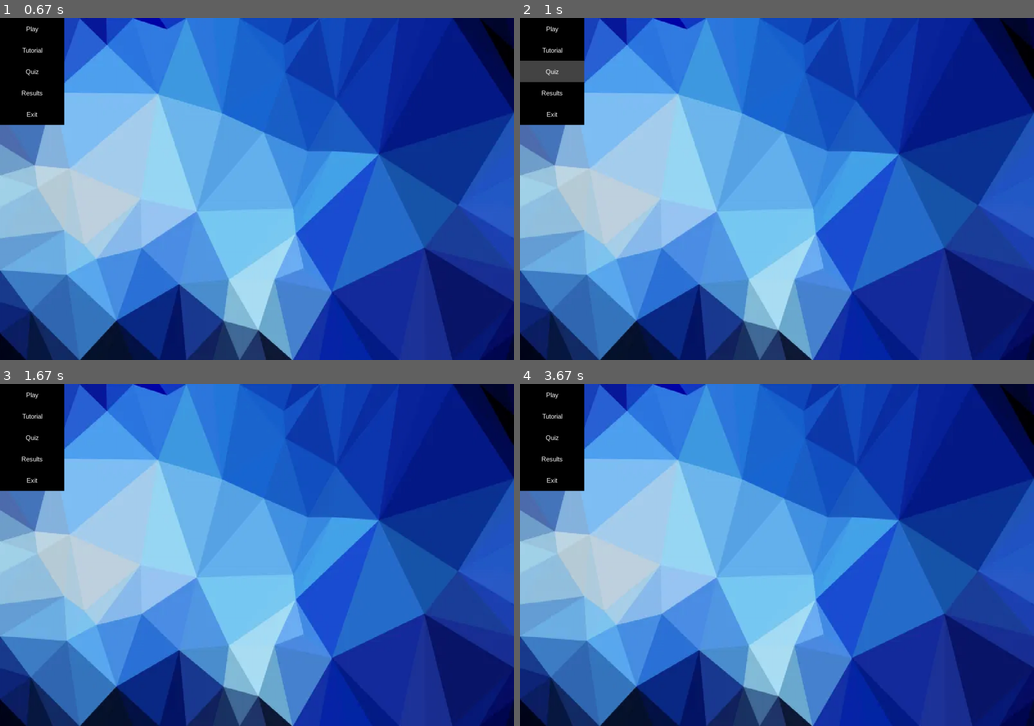
Above: before the commit, frames 1-4 (two rows, left to right).
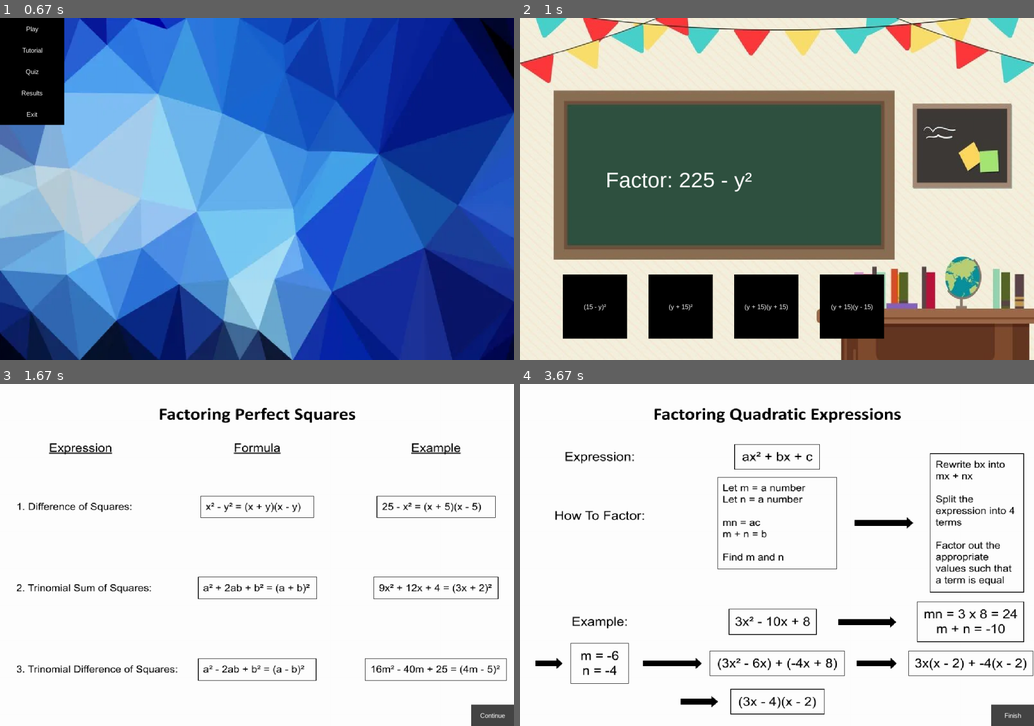
Above: after the commit, the same moments.

Repository: ShirdelY/ICS2O7-PyGame-Project
Game: pygame game, started from main.py
The game is run twice, just before and just after one commit, with the same random seed, the same clock (stepped at 60 frames per second) and the same inputs.
Inputs (mouse positions are in pixels of both pictures, inside the frame that each line leads up to):
- Up to frame 1 (0.67 s): press the mouse at (61, 38) at 0.37 s; move the mouse to (149, 65) at 0.47 s; release the mouse at (236, 96) at 0.6 s
- Up to frame 2 (1 s): click "Quiz" at 0.72 s
- Up to frame 3 (1.67 s): press the mouse at (334, 671) at 1.03 s; move the mouse to (334, 589) at 1.13 s; release the mouse at (339, 507) at 1.27 s; press the mouse at (30, 414) at 1.37 s; move the mouse to (138, 548) at 1.47 s; release the mouse at (246, 678) at 1.6 s
- Up to frame 4 (3.67 s): press the mouse at (1013, 715) at 1.7 s; move the mouse to (936, 572) at 1.8 s; release the mouse at (859, 428) at 1.93 s; press the mouse at (1013, 715) at 2.03 s; move the mouse to (818, 623) at 2.13 s; release the mouse at (627, 534) at 2.27 s; click "Play" at 2.38 s; press the mouse at (550, 459) at 2.7 s; move the mouse to (730, 459) at 2.8 s; release the mouse at (905, 459) at 2.93 s; press the mouse at (550, 414) at 3.03 s; move the mouse to (658, 431) at 3.13 s; release the mouse at (771, 445) at 3.27 s; press the mouse at (1013, 715) at 3.37 s; move the mouse to (854, 592) at 3.47 s; release the mouse at (694, 469) at 3.6 s

Frame 1 is identical in both runs. In frame 2, 100% of the frame differs, in the area x 0-100%, y 0-100%; in frame 3, 100%; in frame 4, 100%.

Commit message:
bxgbcxbc

Diff:
--- a/main.py
+++ b/main.py
@@ -42,6 +42,10 @@
 mainmenu_background = pygame.transform.scale(mainmenu_background, size)
 quiz_background = pygame.image.load("Assets/classroom_background.png")
 quiz_background = pygame.transform.scale(quiz_background, size)
+tutorial1_background = pygame.image.load("Assets/factoringlesson1.png")
+tutorial1_background = pygame.transform.scale(tutorial1_background, size)
+tutorial2_background = pygame.image.load("Assets/factoringlesson2.png")
+tutorial2_background = pygame.transform.scale(tutorial2_background, size)
 
 #initialize the fonts
 bigfont = pygame.font.SysFont("arial",50)
@@ -55,6 +59,8 @@
   mousepos = pygame.mouse.get_pos() #current position of mouse
   click = pygame.mouse.get_pressed() #state of mouse button
   #check if mouse is on button
+  global green
+  global quiz_score
   if x+w > mousepos[0] > x and y+h > mousepos[1] > y:
     pygame.draw.rect(gameDisplay, colora ,(x,y,w,h))
     #check left click state
@@ -62,26 +68,71 @@
       if action == "game":
         print("game")
       if action == "tutorial":
-        print("tutorial")
+        tutorial1()
       if action == "quiz":
-        quiz()
+        quiz1()
       if action == "results":
         print("results")
       if action == "exit":
         pygame.quit()
         exit()
       if action == "main menu":
+        main_menu()
+      if action == "continue_tutorial":
+        tutorial2()
+      if action == "finish_tutorial":
         main_menu()
       #quiz options
       if action == "question1":
         if txt == "(x+5)(x+6)":
-          global green
-          global quiz_score
-          pygame.draw.rect(gameDisplay, green,(x,y,w,h))
-          quiz_score += 1
-          print("le poo au chocolat")
-          pygame.display.flip()
-
+          pygame.draw.rect(gameDisplay, green,(x,y,w,h))
+          quiz_score += 1
+          pygame.display.update()
+          quiz2()
+        else:
+          pygame.draw.rect(gameDisplay, red,(x,y,w,h))
+          pygame.display.update()
+          quiz2()
+      if action == "question2":
+        if txt == "(13 + b⁴)(13 - b⁴)":
+          pygame.draw.rect(gameDisplay, green,(x,y,w,h))
+          quiz_score += 1
+          pygame.display.update()
+          quiz3()
+        else:
+          pygame.draw.rect(gameDisplay, red,(x,y,w,h))
+          pygame.display.update()
+          quiz3()
+      if action == "question3":
+        if txt == "(9a + 4)²":
+          pygame.draw.rect(gameDisplay, green,(x,y,w,h))
+          quiz_score += 1
+          pygame.display.update()
+          quiz4()
+        else:
+          pygame.draw.rect(gameDisplay, red,(x,y,w,h))
+          pygame.display.update()
+          quiz4()
+      if action == "question4":
+        if txt == "(20x² - 16)²":
+          pygame.draw.rect(gameDisplay, green,(x,y,w,h))
+          quiz_score += 1
+          pygame.display.update()
+          quiz5()
+        else:
+          pygame.draw.rect(gameDisplay, red,(x,y,w,h))
+          pygame.display.update()
+          quiz5()
+      if action == "question5":
+        if txt == "(3p - 18)(p + 2)":
+          pygame.draw.rect(gameDisplay, green,(x,y,w,h))
+          quiz_score += 1
+          pygame.display.update()
+          main_menu()
+        else:
+          pygame.draw.rect(gameDisplay, red,(x,y,w,h))
+          pygame.display.update()
+          main_menu()
   else:
     pygame.draw.rect(gameDisplay, colori ,(x,y,w,h))
   #displaytext(txt, white, bigfont,(x+w/2), (y+h/2))
@@ -137,31 +188,140 @@
     clock.tick(60)
 
 #quiz functions
-def quiz():
+def quiz1():
   question1 = True
+  while question1:
+    for event in pygame.event.get():
+      print(event)
+      if event.type == pygame.QUIT:
+        pygame.quit()
+        exit()
+      quiz_score = 0
+    mousepos = pygame.mouse.get_pos() #current position of mouse
+    click = pygame.mouse.get_pressed() #state of mouse button
+    #create background
+    gameDisplay.blit(quiz_background, (0, 0))
+    #create buttons
+    displaytext("Factor: 225 - y²", white, bigfont, 200, 350)
+    button("(15 - y)²", 150, 150, 100, 600, grey, black, "question1")
+    button("(y + 15)²", 150, 150, 300, 600, grey, black, "question1")
+    button("(y + 15)(y + 15)", 150, 150, 500, 600, grey, black, "question1")
+    button("(y + 15)(y - 15)", 150, 150, 700, 600, grey, black, "question1")
+    pygame.display.update()
+    clock.tick(60)
+def quiz2():
   question2 = True
+  while question2:
+    for event in pygame.event.get():
+      print(event)
+      if event.type == pygame.QUIT:
+        pygame.quit()
+        exit()
+    mousepos = pygame.mouse.get_pos() #current position of mouse
+    click = pygame.mouse.get_pressed() #state of mouse button
+    #create background
+    gameDisplay.blit(quiz_background, (0, 0))
+    #create buttons
+    displaytext(" Factor: 169 - b⁸", white, bigfont, 200, 350)
+    button("(13 - b²)²", 150, 150, 100, 600, grey, black, "question2")
+    button("(13 + b⁴)(13 - b⁴)", 150, 150, 300, 600, grey, black, "question2")
+    button("(13 + b⁴)(13 + b⁴)", 150, 150, 500, 600, grey, black, "question2")
+    button("(13 - b⁴)(13 - b⁴)", 150, 150, 700, 600, grey, black, "question2")
+    pygame.display.update()
+    clock.tick(60)
+def quiz3():
   question3 = True
+  while question3:
+    for event in pygame.event.get():
+      print(event)
+      if event.type == pygame.QUIT:
+        pygame.quit()
+        exit()
+    mousepos = pygame.mouse.get_pos() #current position of mouse
+    click = pygame.mouse.get_pressed() #state of mouse button
+    #create background
+    gameDisplay.blit(quiz_background, (0, 0))
+    #create buttons
+    displaytext("Factor: 81a² + 72a + 16", white, bigfont, 200, 350)
+    button("(9a + 4)²", 150, 150, 100, 600, grey, black, "question3")
+    button("(9a - 4)²", 150, 150, 300, 600, grey, black, "question3")
+    button("(9a + 4)(9a - 4)", 150, 150, 500, 600, grey, black, "question3")
+    button("(9a + 4)(9a - 4)", 150, 150, 700, 600, grey, black, "question3")
+    pygame.display.update()
+    clock.tick(60)
+def quiz4():
   question4 = True
+  while question4:
+    for event in pygame.event.get():
+      print(event)
+      if event.type == pygame.QUIT:
+        pygame.quit()
+        exit()
+    mousepos = pygame.mouse.get_pos() #current position of mouse
+    click = pygame.mouse.get_pressed() #state of mouse button
+    #create background
+    gameDisplay.blit(quiz_background, (0, 0))
+    #create buttons
+    displaytext("Factor: 400x⁴ - 640x² + 256", white, bigfont, 200, 350)
+    button("(20x² + 16)²(20x² + 16)²", 150, 150, 100, 600, grey, black, "question4")
+    button("(20x² + 16)²", 150, 150, 300, 600, grey, black, "question4")
+    button("(20x² - 16)(20x² + 16)²", 150, 150, 500, 600, grey, black, "question4")
+    button("(20x² - 16)²", 150, 150, 700, 600, grey, black, "question4")
+    pygame.display.update()
+    clock.tick(60)
+def quiz5():
   question5 = True
-  while question1:
-    for event in pygame.event.get():
-      print(event)
-      if event.type == pygame.QUIT:
-        pygame.quit()
-        exit()
-      quiz_score = 0
-    mousepos = pygame.mouse.get_pos() #current position of mouse
-    click = pygame.mouse.get_pressed() #state of mouse button
-    #create background
-    gameDisplay.blit(quiz_background, (0, 0))
-    displaytext("Fully factor: x² + 11x + 30", white, bigfont, 200, 350)
-    button("(x+5)(x+6)", 150, 150, 100, 600, grey, black, "question1")
-    button("(x+6)(x+6)", 150, 150, 300, 600, grey, black, "question1")
-    button("(x+5)(x+5)", 150, 150, 500, 600, grey, black, "question1")
-    button("(x+5)(y+6)", 150, 150, 700, 600, grey, black, "question1")
-    if click[0] == 1:
-      break
-    pygame.display.update()
-    clock.tick(60)
-
+  while question5:
+    for event in pygame.event.get():
+      print(event)
+      if event.type == pygame.QUIT:
+        pygame.quit()
+        exit()
+    mousepos = pygame.mouse.get_pos() #current position of mouse
+    click = pygame.mouse.get_pressed() #state of mouse button
+    #create background
+    gameDisplay.blit(quiz_background, (0, 0))
+    #create buttons
+    displaytext("Fully Factor: 3p² - 12p - 36", white, bigfont, 200, 350)
+    button("(3p - 18)(p - 2)", 150, 150, 100, 600, grey, black, "question5")
+    button("(3p - 18)²", 150, 150, 300, 600, grey, black, "question5")
+    button("(3p - 18)(p + 2)", 150, 150, 500, 600, grey, black, "question5")
+    button("(3p + 18)²", 150, 150, 700, 600, grey, black, "question5")
+    pygame.display.update()
+    clock.tick(60)
+
+#def tutorial
+def tutorial1():
+  page1 = True
+  while page1:
+    for event in pygame.event.get():
+      print(event)
+      if event.type == pygame.QUIT:
+        pygame.quit()
+        exit()
+      mousepos = pygame.mouse.get_pos() #current position of mouse
+      click = pygame.mouse.get_pressed() #state of mouse button
+      #create tutorial document
+      gameDisplay.blit(tutorial1_background, (0, 0))
+      #create continue button
+      button("Continue", 100, 50, 1100, 750, black, grey, "continue_tutorial")
+      pygame.display.flip()
+      clock.tick(60)
+#page 2 tutorial function
+def tutorial2():
+  page2 = True
+  while page2:
+    for event in pygame.event.get():
+      print(event)
+      if event.type == pygame.QUIT:
+        pygame.quit()
+        exit()
+      mousepos = pygame.mouse.get_pos() #current position of mouse
+      click = pygame.mouse.get_pressed() #state of mouse button
+      #create tutorial document
+      gameDisplay.blit(tutorial2_background, (0, 0))
+      #create continue function
+      button("Finish", 100, 50, 1100, 750, black, grey, "finish_tutorial")
+      pygame.display.update()
+      clock.tick(60)
 titlescreen()
